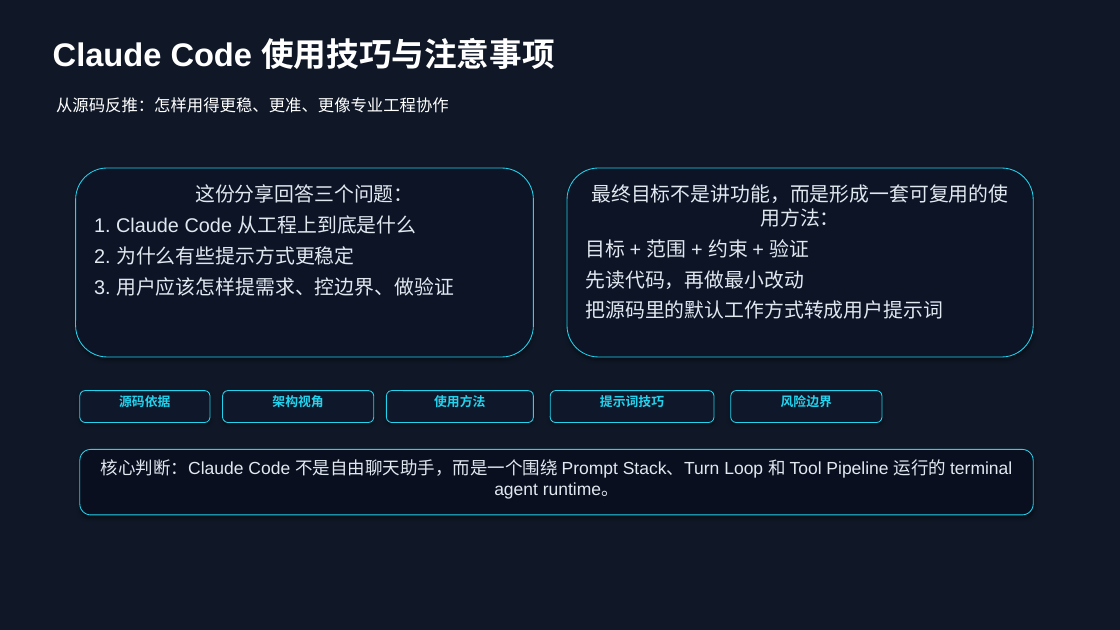
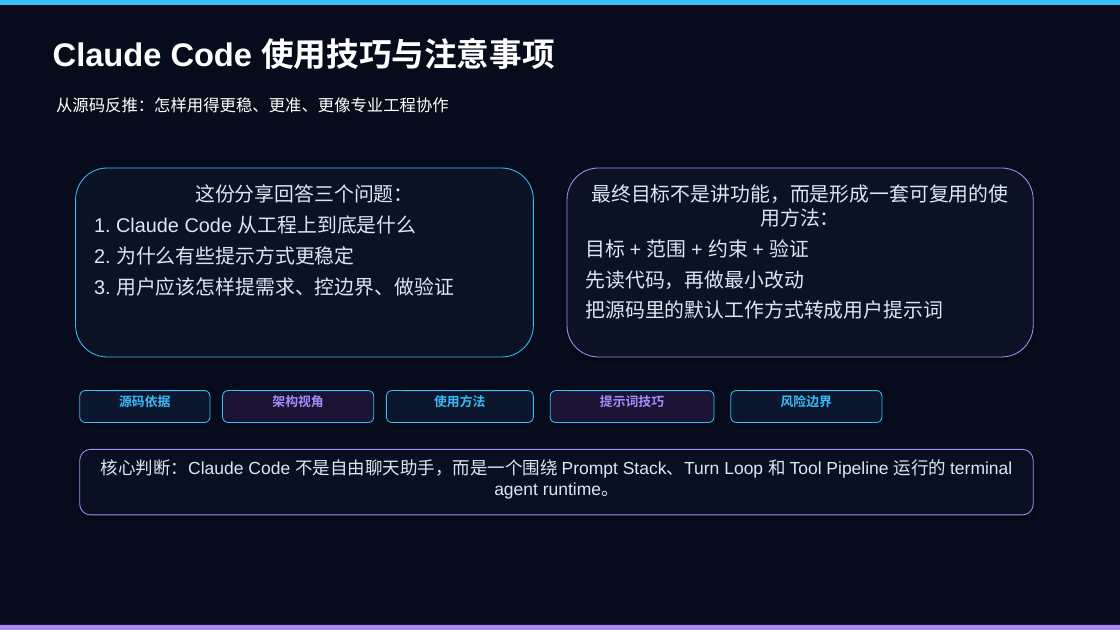
Before and after one commit to boboliu-1010/ccode, a slide deck: slide 1 of docs/zh/09-Claude Code 使用技巧与注意事项.pptx. Drawn at 1120x630 pixels with LibreOffice and Linux fonts; fonts in the diff are those of the drawing. Boxes give left, top, right and bottom in pixels: in the first picture for what was removed or moved away, otherwise in the second. Text is boxed around its words. In the diff, an @@ line names an element or a change of style, - is before the commit and + after.

Commit message:
Refine presentation color theme

```diff
--- a/docs/zh/09-Claude Code 使用技巧与注意事项.pptx
+++ b/docs/zh/09-Claude Code 使用技巧与注意事项.pptx
@@ background #101828 to #070C1C @@
@@ rectangle added at (x1=0, y1=0, x2=1120, y2=5), fill #38BDF8 @@
@@ rounded rectangle "这份分享回答三个问题：" at (x1=76, y1=168, x2=534, y2=357): text colour #E2E8F0 to #DDE6F4; fill #0C1426 to #0A1224; outline #22D3EE 0.75 pt to #38BDF8 0.75 pt @@
@@ rounded rectangle "最终目标不是讲功能，而是形成一套可复用的使用方法：" at (x1=567, y1=168, x2=1033, y2=357): text colour #E2E8F0 to #DDE6F4; fill #0C1426 to #0A1224; outline #22D3EE 0.75 pt to #A78BFA 0.75 pt @@
@@ rounded rectangle "架构视角" at (x1=223, y1=391, x2=374, y2=423): text colour #22D3EE to #A78BFA; fill #0F172A to #1A1334; outline #22D3EE 0.75 pt to #38BDF8 0.75 pt @@
@@ rounded rectangle "提示词技巧" at (x1=550, y1=391, x2=714, y2=423): text colour #22D3EE to #A78BFA; fill #0F172A to #1A1334; outline #22D3EE 0.75 pt to #38BDF8 0.75 pt @@
@@ text colour #22D3EE to #38BDF8; fill #0F172A to #0C162E; outline #22D3EE 0.75 pt to #38BDF8 0.75 pt in 3 elements at (x1=80, y1=391, x2=210, y2=423), (x1=386, y1=391, x2=534, y2=423), (x1=731, y1=391, x2=882, y2=423) @@
@@ rounded rectangle "核心判断：Claude Code 不是自由聊天助手，而是一个围绕 Prompt Stack、Turn ..." at (x1=80, y1=450, x2=1033, y2=515): text colour #E2E8F0 to #DDE6F4; fill #090F1E to #080F21; outline #22D3EE 0.75 pt to #A78BFA 0.75 pt @@
@@ rectangle added at (x1=0, y1=625, x2=1120, y2=630), fill #A78BFA @@
```
Also in this commit, not shown: 14 other slides changed, 1 other file.
